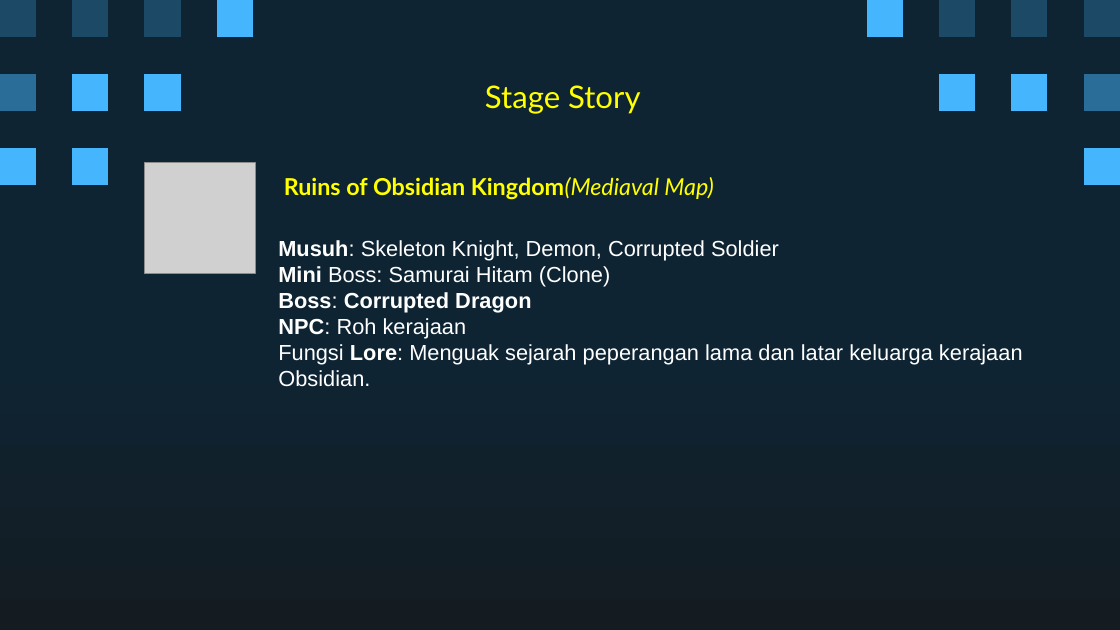
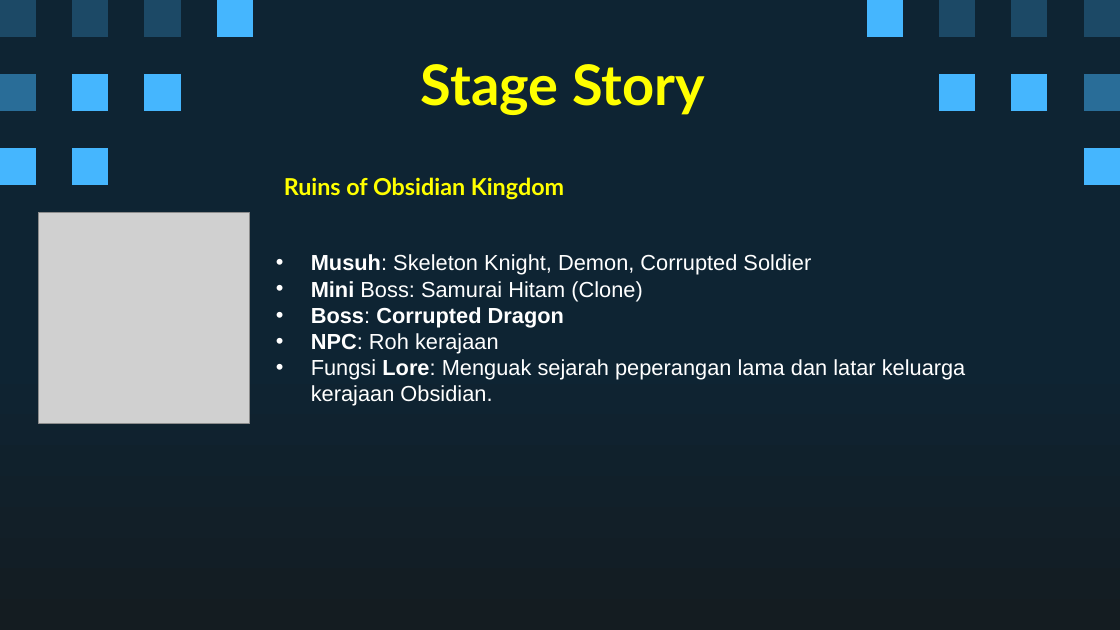
Before and after one commit to Ricardhad/gameProgProject, a slide deck: slide 18 of Super Pixel Vintage Gaming by Slidesgo.pptx. Drawn at 1120x630 pixels with LibreOffice and Linux fonts; fonts in the diff are those of the drawing; grey boxes stand for pictures. Boxes give left, top, right and bottom in pixels: in the first picture for what was removed or moved away, otherwise in the second. Text is boxed around its words. In the diff, an @@ line names an element or a change of style, - is before the commit and + after.

```diff
--- a/Super Pixel Vintage Gaming by Slidesgo.pptx
+++ b/Super Pixel Vintage Gaming by Slidesgo.pptx
@@ title "Stage Story": place and size @@
-title "Stage Story" at <box>485,85,640,114</box>
+title "Stage Story" at <box>421,64,705,115</box>
@@ title "Stage Story" at <box>421,64,705,115</box>: size 20 to 36 pt, bold on @@
@@ title at <box>284,177,564,200</box>: text changed @@
-Ruins of Obsidian Kingdom(Mediaval Map)
+Ruins of Obsidian Kingdom
@@ picture: place and size @@
-picture at <box>144,162,255,273</box>
+picture at <box>39,213,250,423</box>
@@ subtitle "Musuh: Skeleton Knight, Demon, Corrupted ..." at <box>311,254,966,406</box>: bullet none to • @@
```
Also in this commit, not shown: 8 other slides changed, 3 slides added, 3 slides removed.
